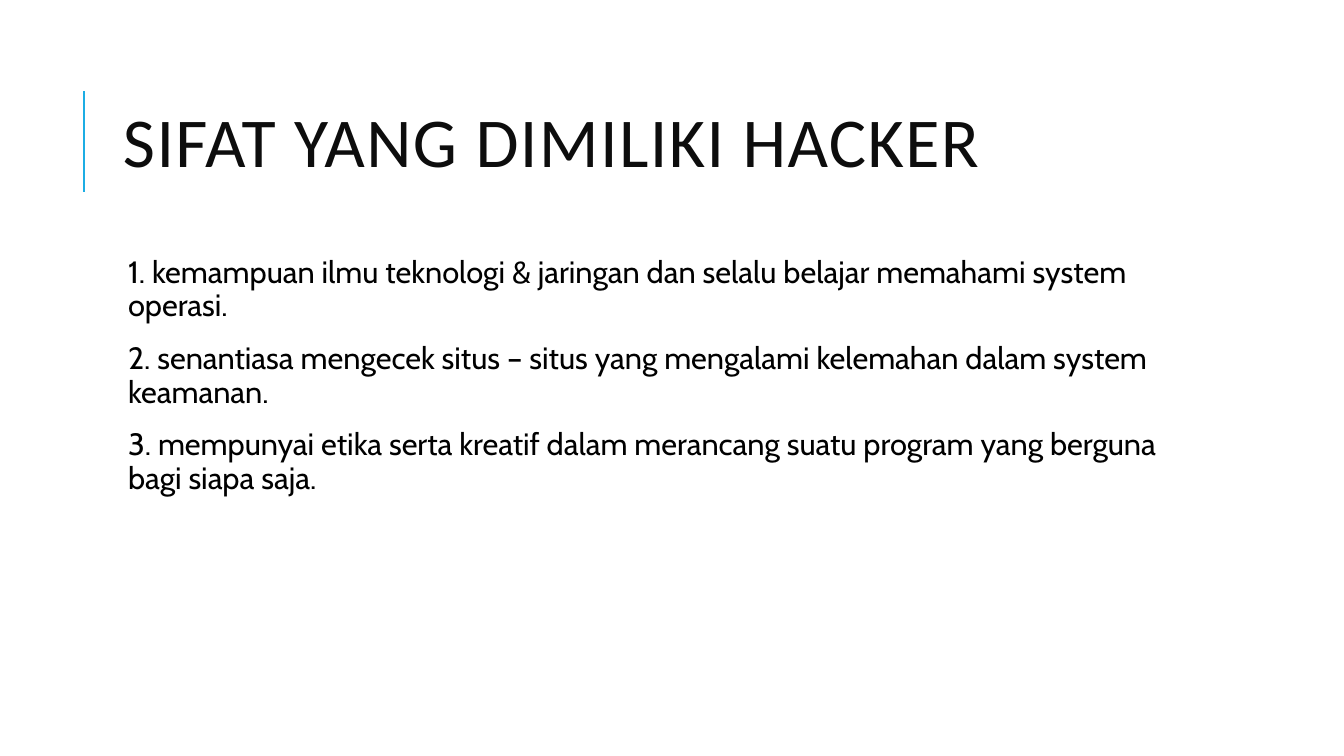
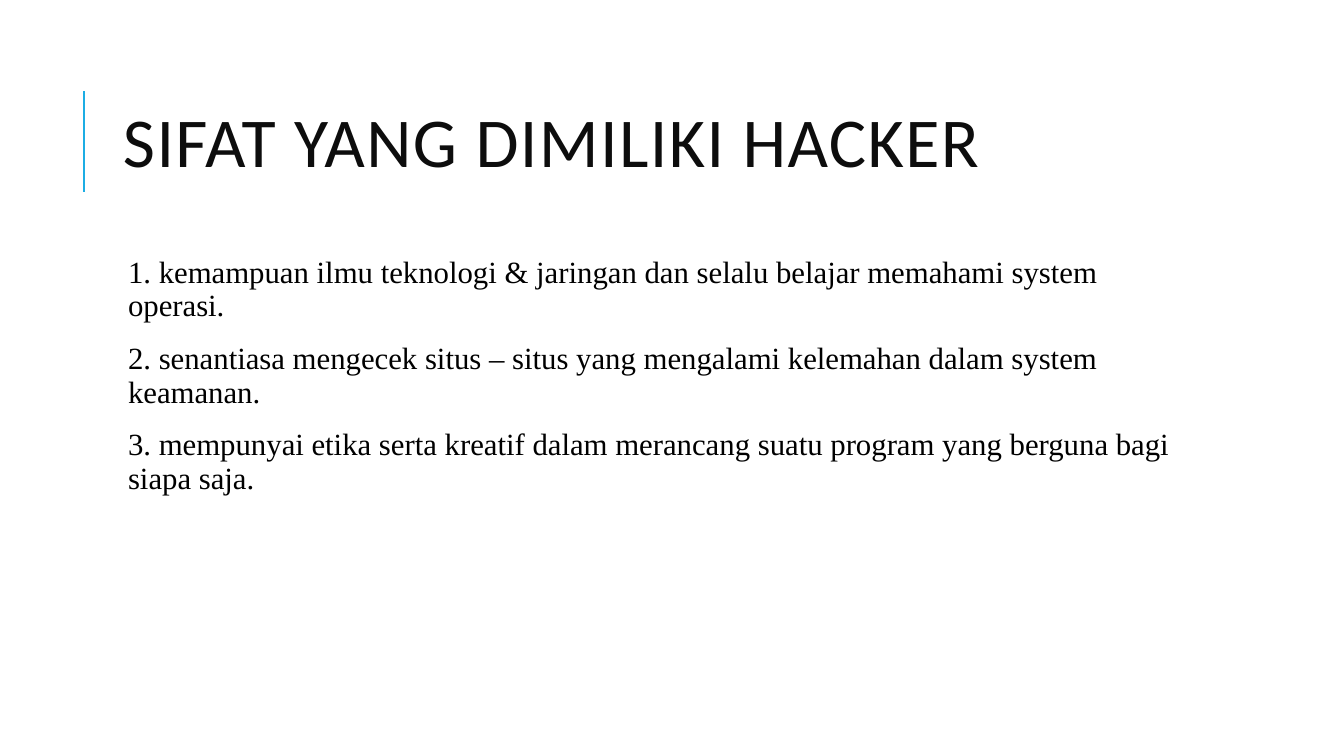
Before and after one commit to Mikroskil/Pejuang, a slide deck: slide 8 of pptpresentasieptikhacking-140615110436-phpapp01.pptx. Drawn at 1344x756 pixels with LibreOffice and Linux fonts; fonts in the diff are those of the drawing. Boxes give left, top, right and bottom in pixels: in the first picture for what was removed or moved away, otherwise in the second. Text is boxed around its words. In the diff, an @@ line names an element or a change of style, - is before the commit and + after.

```diff
--- a/pptpresentasieptikhacking-140615110436-phpapp01.pptx
+++ b/pptpresentasieptikhacking-140615110436-phpapp01.pptx
@@ text "1. kemampuan ilmu teknologi & ..." at box(128, 261, 1169, 495): font Cabin to Times New Roman @@
```
Also in this commit, not shown: 2 other slides changed.
